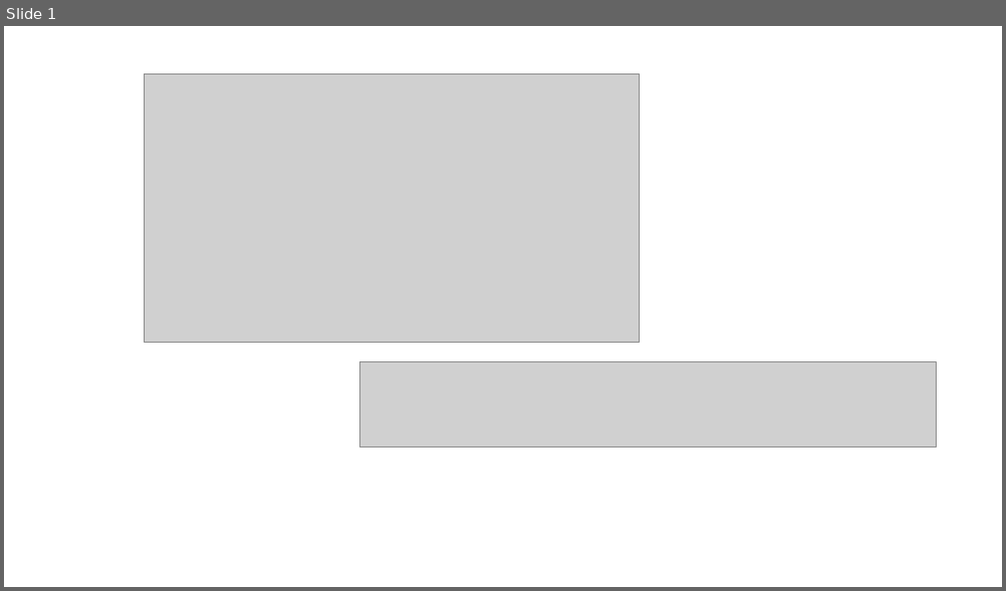
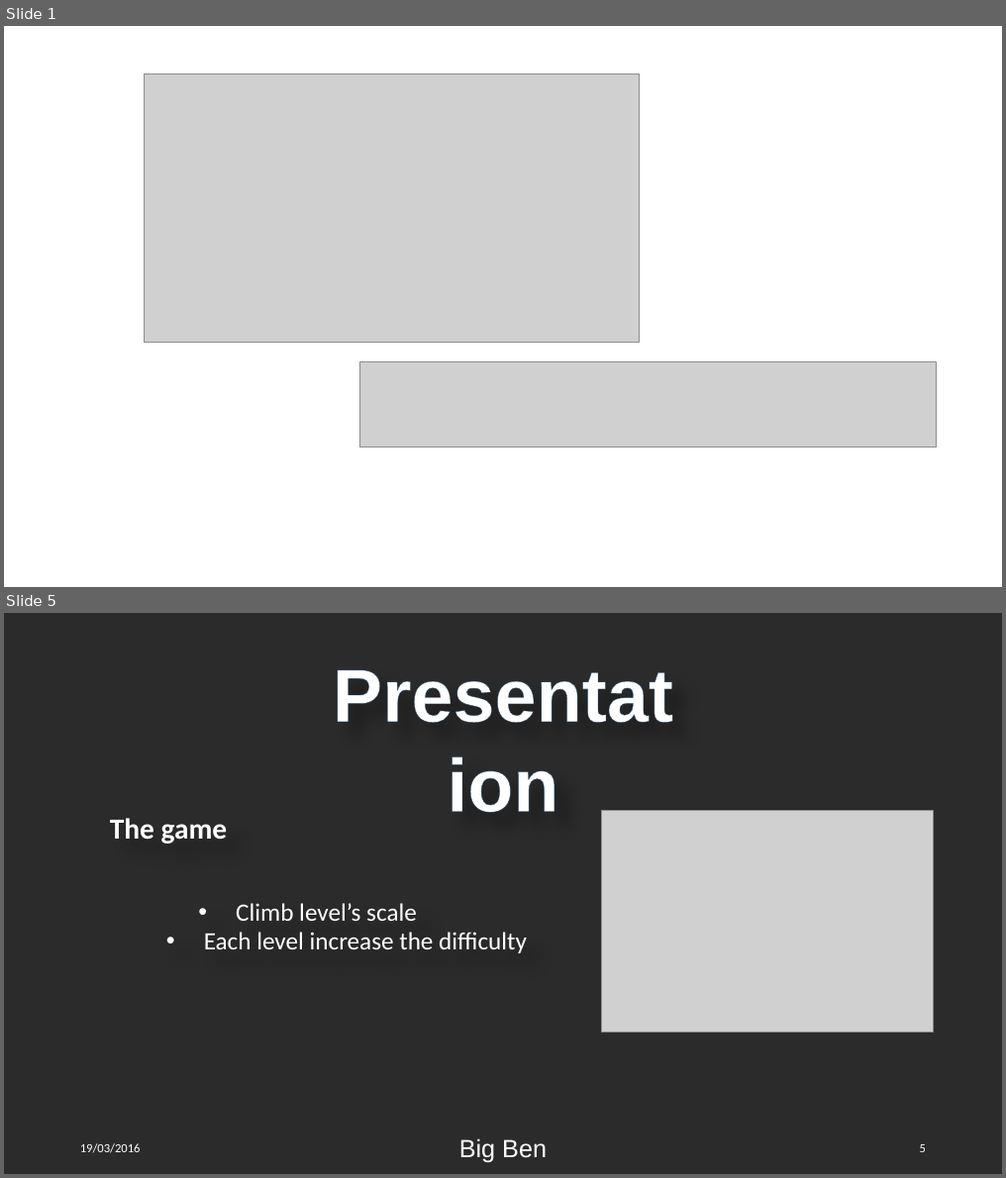
Before and after one commit to Qu1lby/BigBen, a slide deck: Presentation.pptx. Shown one above the other, each under a label of ours: slide 1 before the commit, slides 1 and 5 after it; the slides between them are not shown. The pictures are 1006x591 and 1006x1178 pixels, drawn with LibreOffice and Linux fonts; fonts in the diff are those of the drawing; grey boxes stand for pictures; background and template pictures are left out; a plain dark background stands for a picture behind light text. Boxes give left, top, right and bottom in pixels: in the first picture for what was removed or moved away, otherwise in the second. Text is boxed around its words. In the diff, an @@ line names an element or a change of style, - is before the commit and + after.

```diff
--- a/Presentation.pptx
+++ b/Presentation.pptx
@@ slide 5 added at [4, 613, 1002, 1174], background picture (left out) @@
@@ text added at [320, 643, 687, 741], 72 pt, text #FFFFFF, bold @@
+Presentation
@@ text added at [110, 818, 228, 844], 28 pt, text #FFFFFF, bold @@
+The game
@@ picture added at [601, 811, 933, 1033] @@
@@ text added at [236, 903, 417, 921], 24 pt, text #FFFFFF @@
+• Climb level’s scale
@@ text added at [204, 932, 527, 954], 24 pt, text #FFFFFF @@
+• Each level increase the difficulty
@@ text added at [80, 1144, 141, 1154], 12 pt, text #FFFFFF @@
+19/03/2016
@@ text added at [459, 1139, 547, 1163], 24 pt, text #FFFFFF @@
+Big Ben
@@ page number added at [920, 1145, 926, 1153], 12 pt, text #FFFFFF @@
+5
```
Also in this commit, not shown: 7 slides changed, 3 other slides added.
